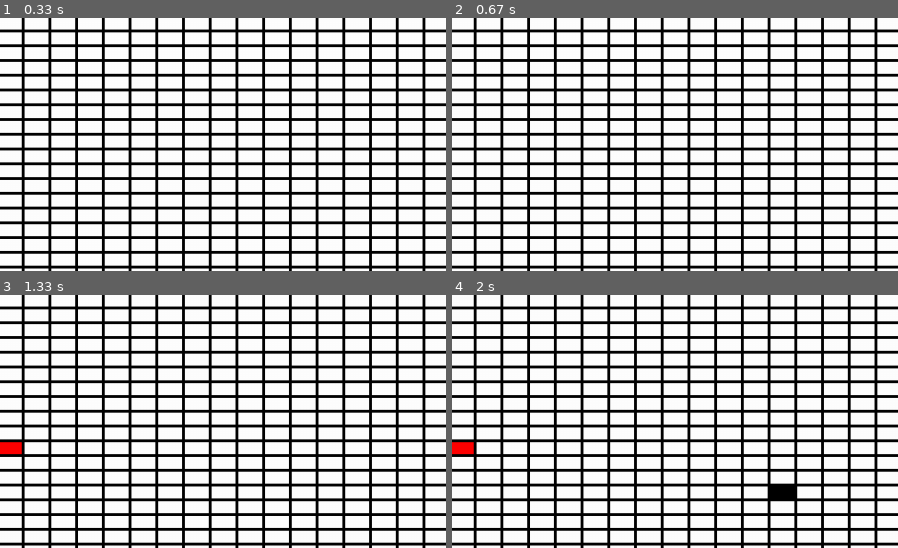
Above: before the commit, frames 1-4 (two rows, left to right).
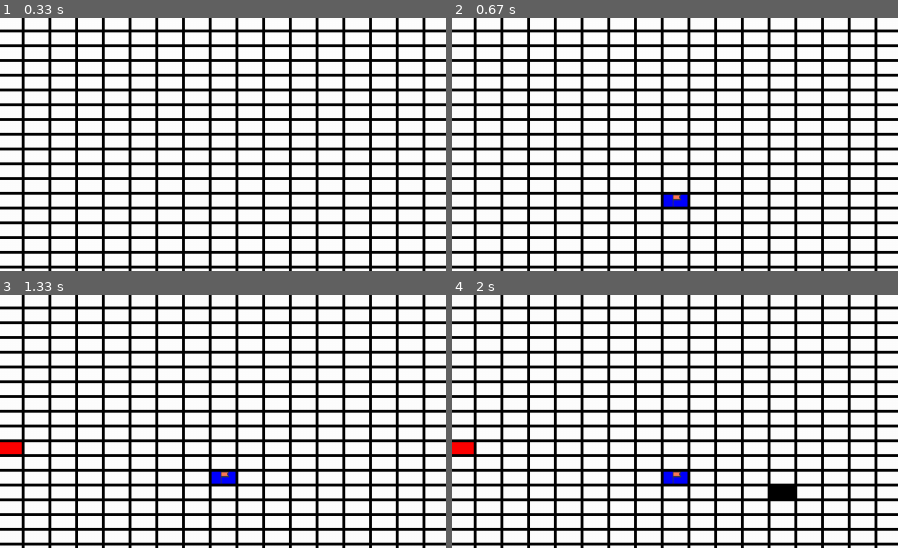
Above: after the commit, the same moments.

Repository: Karantooo/nonogram
Game: pygame game, started from nonogram/main.py
Two runs of this game, one before a commit and one after it. Both use one fixed random seed, a clock stepped at 60 frames per second and the inputs below.
Inputs (mouse positions are % of the whole screen's width and height, from its top left):
- Up to frame 1 (0.33 s): no input
- Up to frame 2 (0.67 s): right-click (51, 57) at 0.38 s
- Up to frame 3 (1.33 s): click (26, 51) at 0.72 s
- Up to frame 4 (2 s): click (62, 59) at 1.55 s; click (46, 76) at 1.88 s
The pictures show only the part of the screen within x 27-77%, y 20-70%; the shares and areas given below are measured in that part.

Frame 1 is identical in both runs. In frame 2, 0.3% of the frame differs, in the area x 47-53%, y 69-75%; in frame 3, 0.3%; in frame 4, 0.3%.

Commit message:
feat: Impresion de una bandera al marcarla con click derecho

Diff:
--- a/nonogram/visual/boton.py
+++ b/nonogram/visual/boton.py
@@ -18,6 +18,8 @@
     fuente: pygame.font.Font    # Fuente utilizada para renderizar texto
     boton_visual: pygame.Rect   # Rectángulo que define la posición y tamaño del botón
     dimensiones: tuple          # Dimensiones de la ventana
+    bandera_image: pygame.Surface   # Imagen de una bandera
+    posicion_bandera: tuple     # Reprecenta las coordenadas de la posicion en que se colocara la bandera
 
     def __init__(self, fila: int, columna: int, alto: int, ancho: int, espacio: int ,marcado: bool, identificador: int, fuente: pygame.font, dimensiones: tuple=(1000, 700)) -> None:
         self.alto = alto
@@ -38,6 +40,14 @@
         self.bandera = False
         self.fuente = fuente
 
+        #Inicializacion de la imagen de la bandera
+        self.bandera_image = pygame.image.load("assets/bandera.png")
+        dimension_menor = min(self.alto, self.ancho)
+        self.bandera_image = pygame.transform.scale(self.bandera_image, [dimension_menor, dimension_menor])
+
+        # Inicializacion de la posicion de la bandera
+        self.posicion_bandera = (self.boton_visual.x + dimension_menor/2,self.boton_visual.y )
+
     def get_marcado(self) -> bool:
         return self.marcado
 
@@ -51,9 +61,14 @@
             else:
                 pygame.draw.rect(screen, Colores.ROJO, self.boton_visual)
         else:
-            pygame.draw.rect(screen, Colores.BLANCO, self.boton_visual)
+            if self.bandera:
+                pygame.draw.rect(screen, Colores.AZUL, self.boton_visual)
+                screen.blit(self.bandera_image, self.posicion_bandera)
+            else:
+                pygame.draw.rect(screen, Colores.BLANCO, self.boton_visual)
 
         pygame.draw.rect(screen, Colores.NEGRO, self.boton_visual, 2)  # Borde negro del botón
+
 
         # Renderizar el texto como "fila, columna"
         #texto = self.fuente.render(f'{self.identificador}', True, Colores.NEGRO)
@@ -75,8 +90,8 @@
     def alterar_estado_bandera(self) -> None:
         if not self.visibilidad:    # Si no se esta mostrando el contenido del boton
             if self.bandera:
-                print("Desmarca")
+                #print("Desmarca")
                 self.bandera = False
             else:
-                print("Marca")
+                #print("Marca")
                 self.bandera = True
Binary file added: assets/bandera.png
